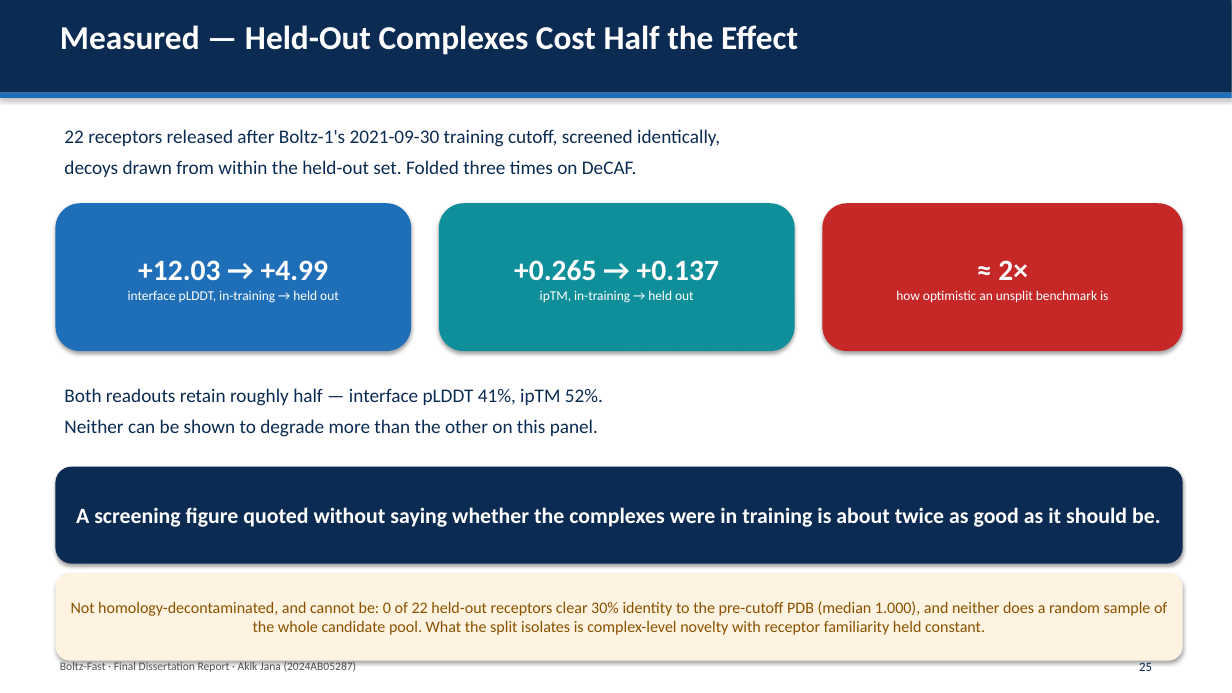
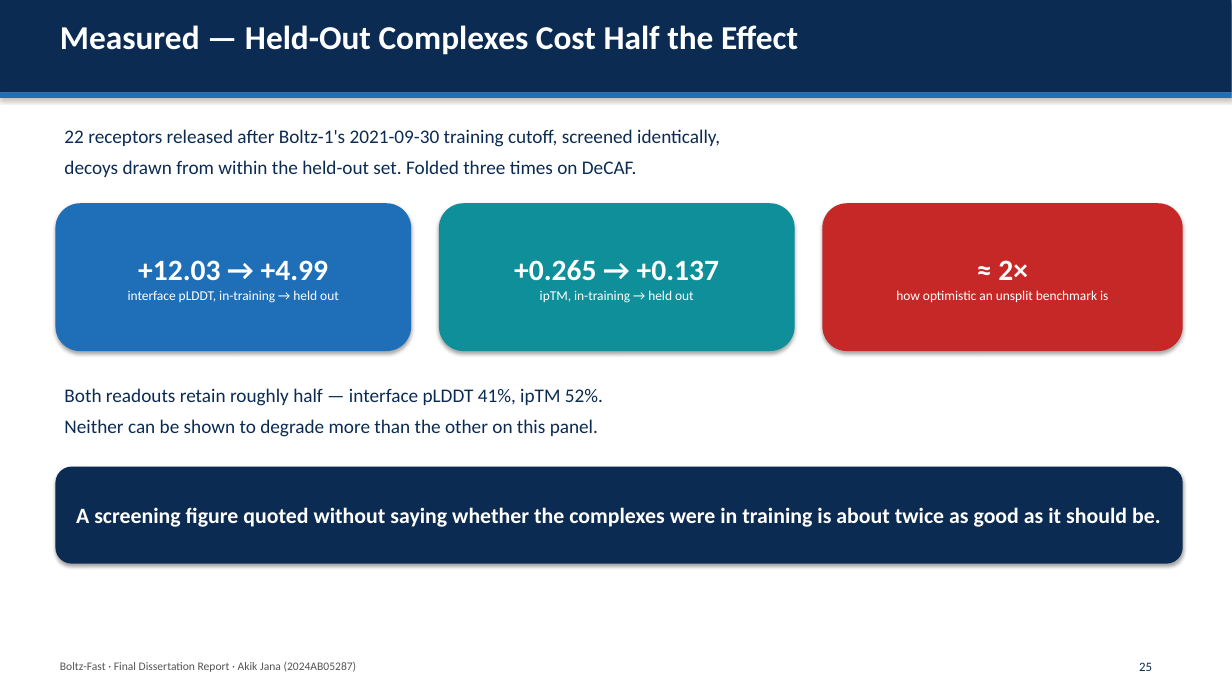
Before and after one commit to AkikJana/biomolecular-design-coreai, a slide deck: slide 25 of final_dissertation_presentation.pptx. Drawn at 1232x693 pixels with LibreOffice and Linux fonts; fonts in the diff are those of the drawing. Boxes give left, top, right and bottom in pixels: in the first picture for what was removed or moved away, otherwise in the second. Text is boxed around its words. In the diff, an @@ line names an element or a change of style, - is before the commit and + after.

```diff
--- a/final_dissertation_presentation.pptx
+++ b/final_dissertation_presentation.pptx
@@ rounded rectangle removed at [55, 573, 1183, 661] @@
-Not homology-decontaminated, and cannot be: 0 of 22 held-out receptors clear 30% identity to the pre-cutoff PDB (median 1.000), and neither does a random sample of the whole candidate pool. What the split isolates is complex-level novelty with receptor familiarity held constant.
```
Also in this commit, not shown: 15 other slides changed.
